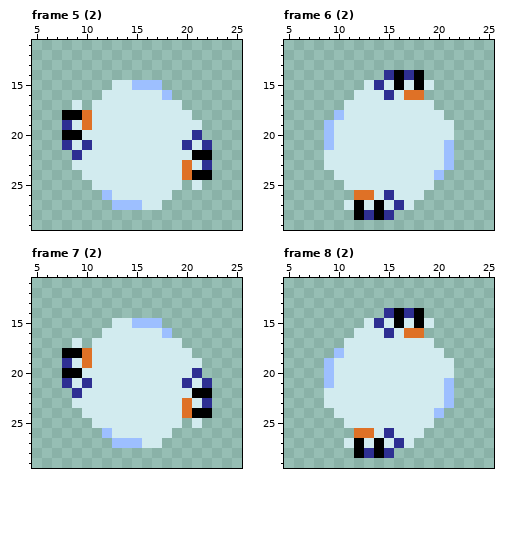
Pixel-art file, stored at entities/enemies/snowball/snowball.aseprite. Above, as it was before the edit.
32x32 pixels, 12 frames. Shown: frame 5 (2): x 5..25, y 11..29; frame 6 (2): x 5..25, y 11..29; frame 7 (2): x 5..25, y 11..29; frame 8 (2): x 5..25, y 11..29. The commit also changed other frames, which this record leaves out.
After:
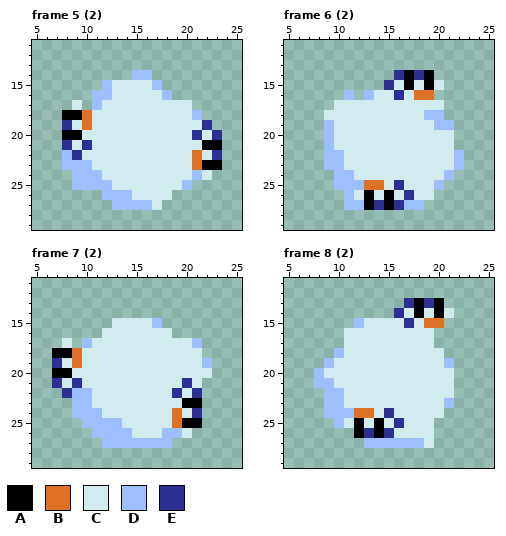
Palette (. is transparent): A #000000  B #df7126  C #d2ebef  D #9dbfff  E #2e2f92
The exact change:
Changed rows in their new state; - is an unchanged pixel.
Frame 5 (2), layers "Layer 2", "Layer 1":
first column x 8:
14 -------DD-------
15 ----D--CC-------
16 ---DD-----------
17 ---D--------C---
18 -------------D--
19 --------------E-
20 --------------CE
21 ------------C-AA
22 D------------BCE
23 DDD---------CBAA
24 -DDD--------CDC-
25 -DDDD-------D.--
26 -----DD---------
27 --------D-------
Frame 6 (2), layers "Layer 3", "Layer 2", "Layer 1":
first column x 9:
14 ------.EAEA---
15 ----..ECACAC--
16 --D.D-CEC-B---
17 -C---------C--
18 CC--------DD--
19 -----------DD-
21 ------------C-
22 DD----------CD
23 DD----------CD
24 -DD--------CD-
25 -DDDBB-E---D--
26 --DCA-A-E-C---
27 --DDAEA-DD----
28 ---....-------
Frame 7 (2), layers "Layer 3", "Layer 2", "Layer 1":
first column x 7:
15 --------CC------
16 -----------C----
17 -C.D---------CD-
18 A-BC----------C-
19 ECBC-----------D
20 A-C-----------CC
21 ECEC-----------.
22 -EDD--------E-E.
23 --DD---------AA.
24 --DDD-------BCE.
25 ---DDDD-----BAA-
26 ----D-DD---DDC--
27 -----D---DDD----
Frame 8 (2), layers "Layer 3", "Layer 2", "Layer 1":
first column x 8:
13 ---------EAEA-
14 -------.EC-CAC
15 ----D-C-CECBB-
16 ---C---C-CCC--
19 -------------D
20 DC------------
21 D------------C
22 -DD----------C
23 -DD-----------
24 -DDDBB-E----C-
25 --D-A-A-E-----
26 ----AEA----C--
27 ---..DDDDDDC--
28 ----....------
